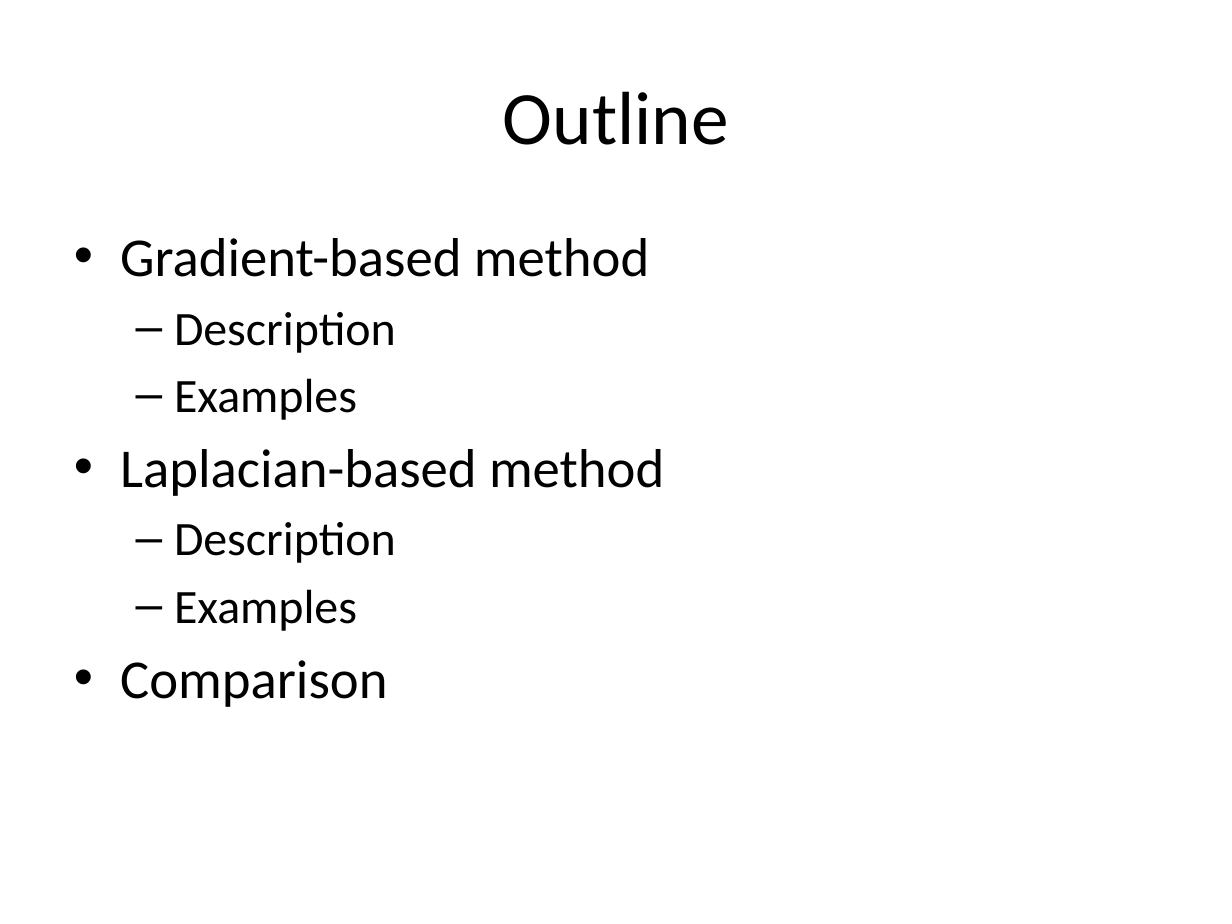
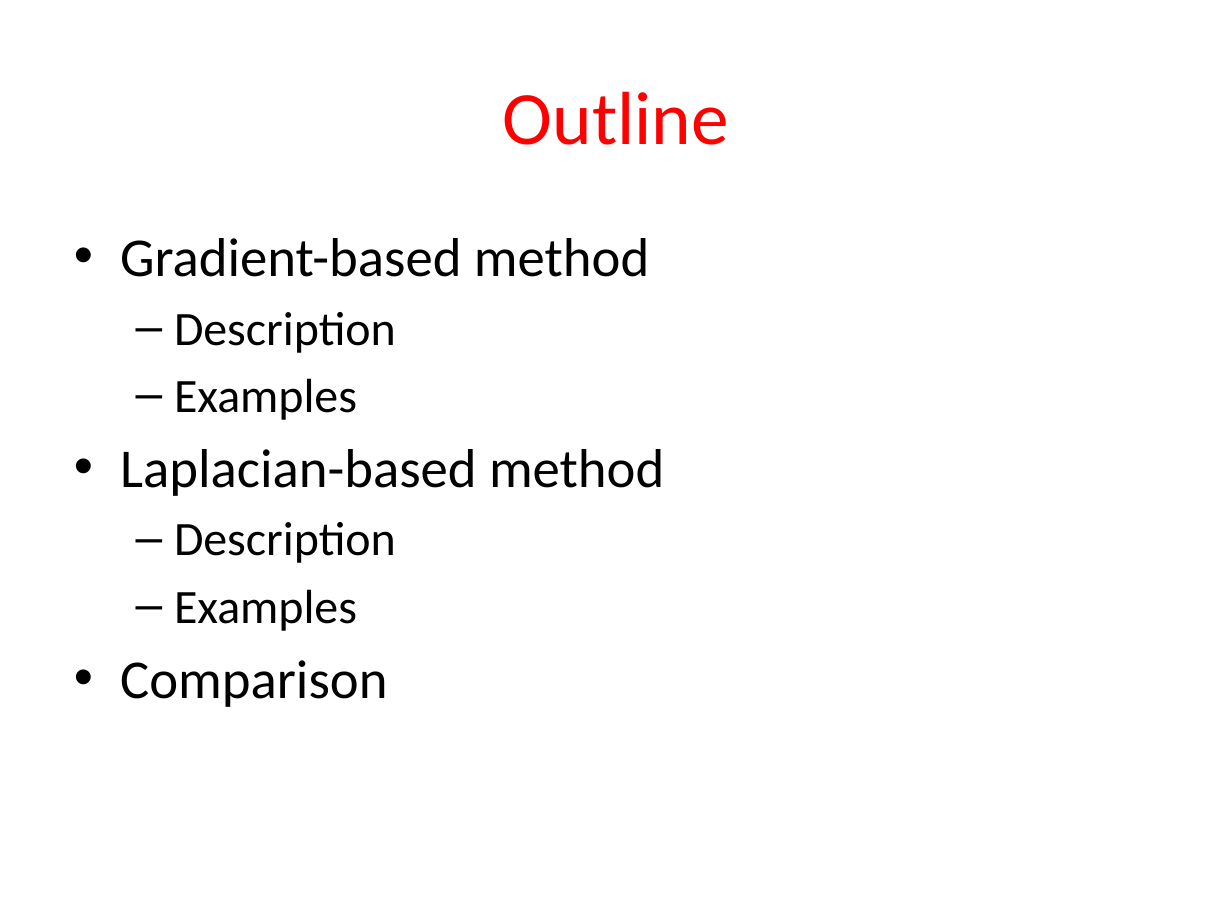
Before and after one commit to leoninnovate/6.344-Project, a slide deck: slide 2 of docs/presentation/presentation.pptx. Drawn at 1232x924 pixels with LibreOffice and Linux fonts; fonts in the diff are those of the drawing. Boxes give left, top, right and bottom in pixels: in the first picture for what was removed or moved away, otherwise in the second. Text is boxed around its words. In the diff, an @@ line names an element or a change of style, - is before the commit and + after.

```diff
--- a/docs/presentation/presentation.pptx
+++ b/docs/presentation/presentation.pptx
@@ title "Outline" at (503,91,729,145): text colour #000000 to #FF0000 @@
```
Also in this commit, not shown: 5 other slides changed, 3 slides added, 12 other files.
